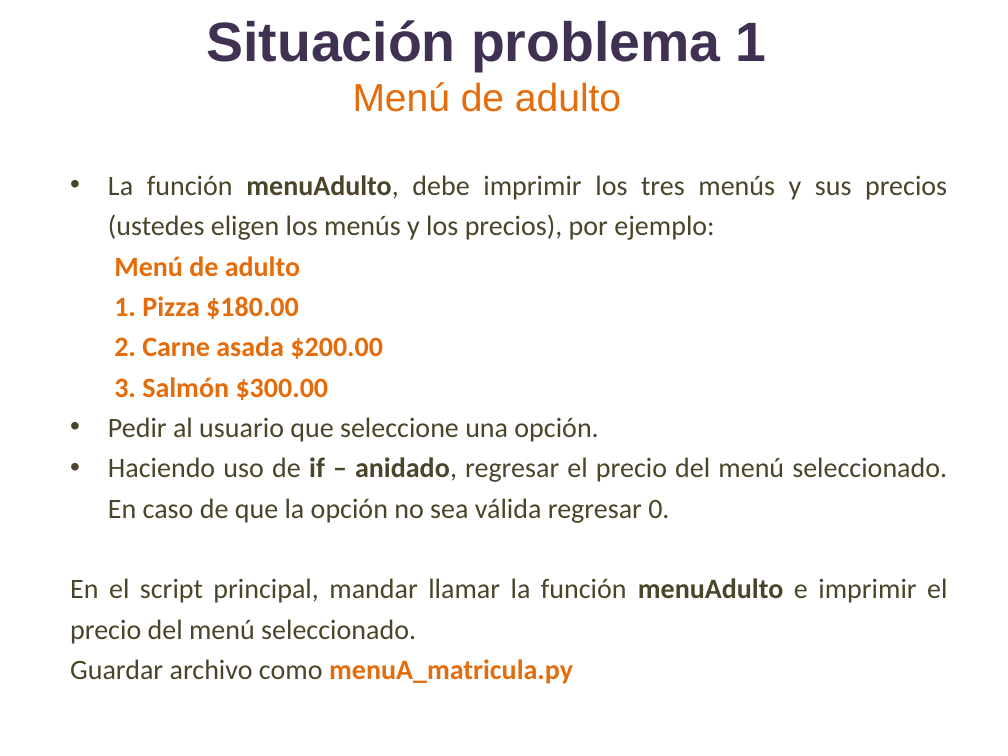
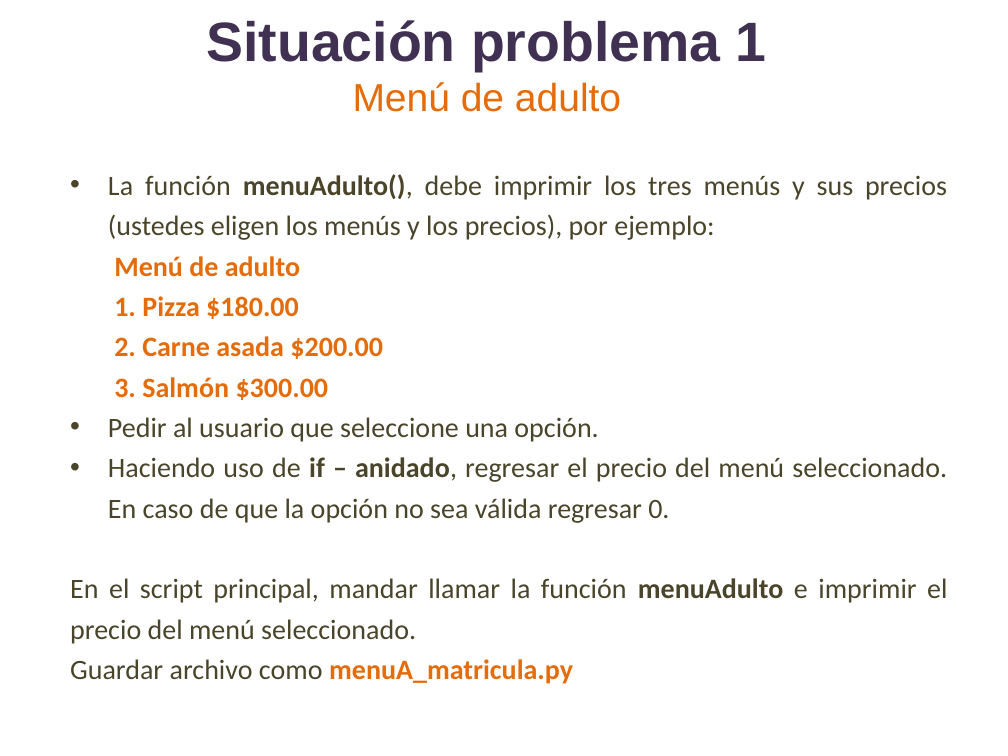
Before and after one commit to lizetheP/PensamientoC, a slide deck: slide 7 of Calendario2019/Presentaciones/Semana2/SITUACION1_F.pptx. Drawn at 1008x756 pixels with LibreOffice and Linux fonts; fonts in the diff are those of the drawing. Boxes give left, top, right and bottom in pixels: in the first picture for what was removed or moved away, otherwise in the second. Text is boxed around its words. In the diff, an @@ line names an element or a change of style, - is before the commit and + after.

```diff
--- a/Calendario2019/Presentaciones/Semana2/SITUACION1_F.pptx
+++ b/Calendario2019/Presentaciones/Semana2/SITUACION1_F.pptx
@@ text at (108, 174, 947, 240): text changed @@
-  • La función menuAdulto, debe imprimir los tres menús y sus precios (ustedes eligen los menús y los precios), por ejemplo:
+  • La función menuAdulto(), debe imprimir los tres menús y sus precios (ustedes eligen los menús y los precios), por ejemplo:
```
Also in this commit, not shown: 7 other slides changed, 5 slides added, 1 other file.
